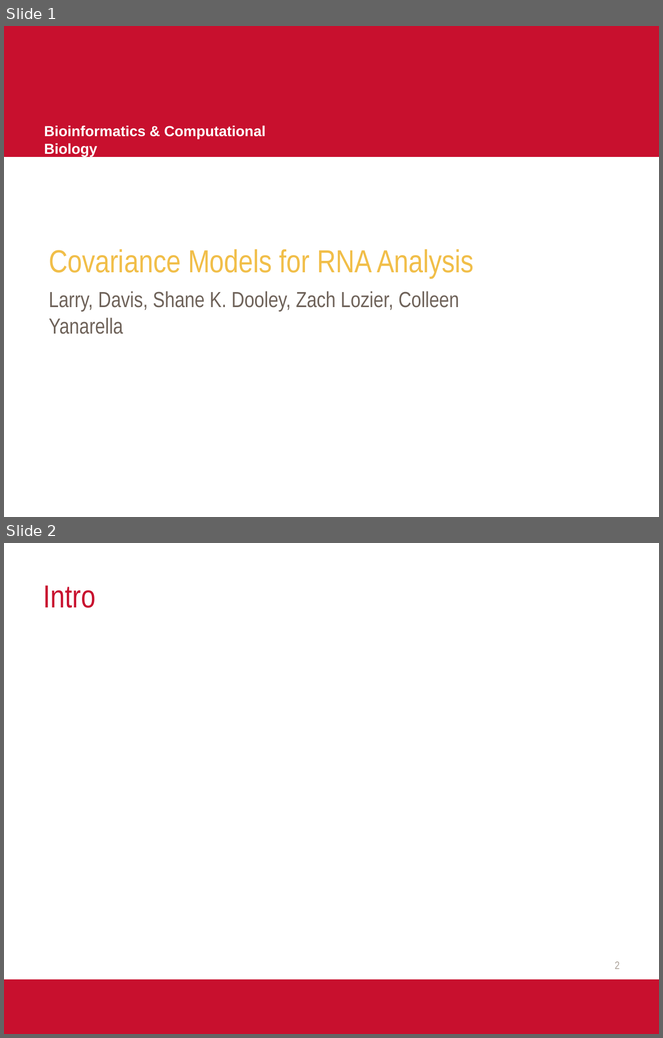
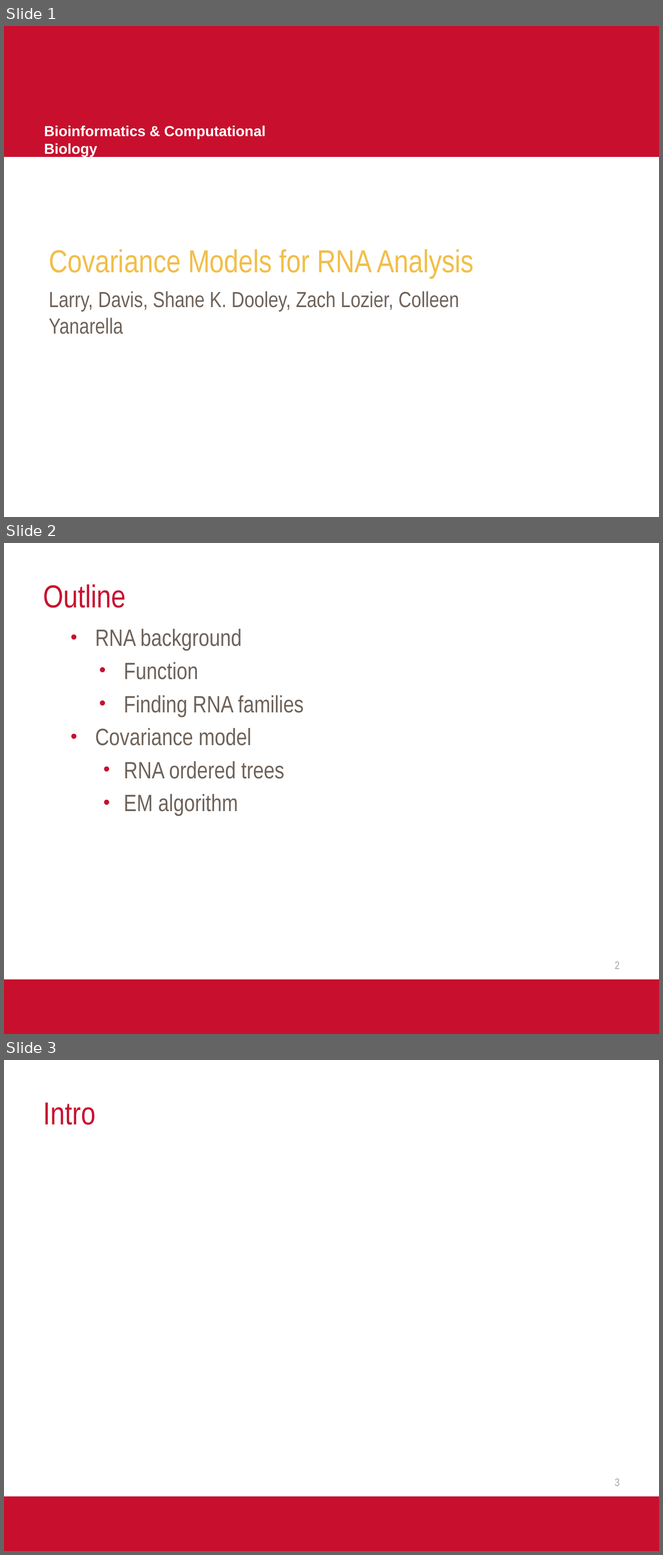
Before and after one commit to skDooley/Classes, a slide deck: BCB_2_ComputationalStats/project/ClassProject.pptx. Shown one above the other, each under a label of ours: slides 1 and 2 before the commit, slides 1, 2 and 3 after it. The pictures are 663x1038 and 663x1555 pixels, drawn with LibreOffice and Linux fonts; fonts in the diff are those of the drawing; background and template pictures are left out. Boxes give left, top, right and bottom in pixels: in the first picture for what was removed or moved away, otherwise in the second. Text is boxed around its words. In the diff, an @@ line names an element or a change of style, - is before the commit and + after.

Commit message:
Update

```diff
--- a/BCB_2_ComputationalStats/project/ClassProject.pptx
+++ b/BCB_2_ComputationalStats/project/ClassProject.pptx
@@ slide 2 added at (x1=4, y1=543, x2=659, y2=1034), background #FFFFFF; not listed: 1 template element that a slide beside it also shows @@
@@ title added at (x1=44, y1=584, x2=126, y2=608), 35 pt, text #C8102E @@
+Outline
@@ text added at (x1=95, y1=629, x2=304, y2=816), 26 pt, text #6E6259 @@
+• RNA background
+    • Function
+    • Finding RNA families
+• Covariance model
+  • RNA ordered trees
+  • EM algorithm
@@ page number added at (x1=615, y1=962, x2=620, y2=969), 12 pt, text #ACA39A @@
+2
@@ what was slide 2 is now slide 3 @@
@@ page number at (x1=615, y1=1479, x2=620, y2=1486): text changed @@
-2
+3
```
Also in this commit, not shown: 1 slide changed, 2 other slides added.
